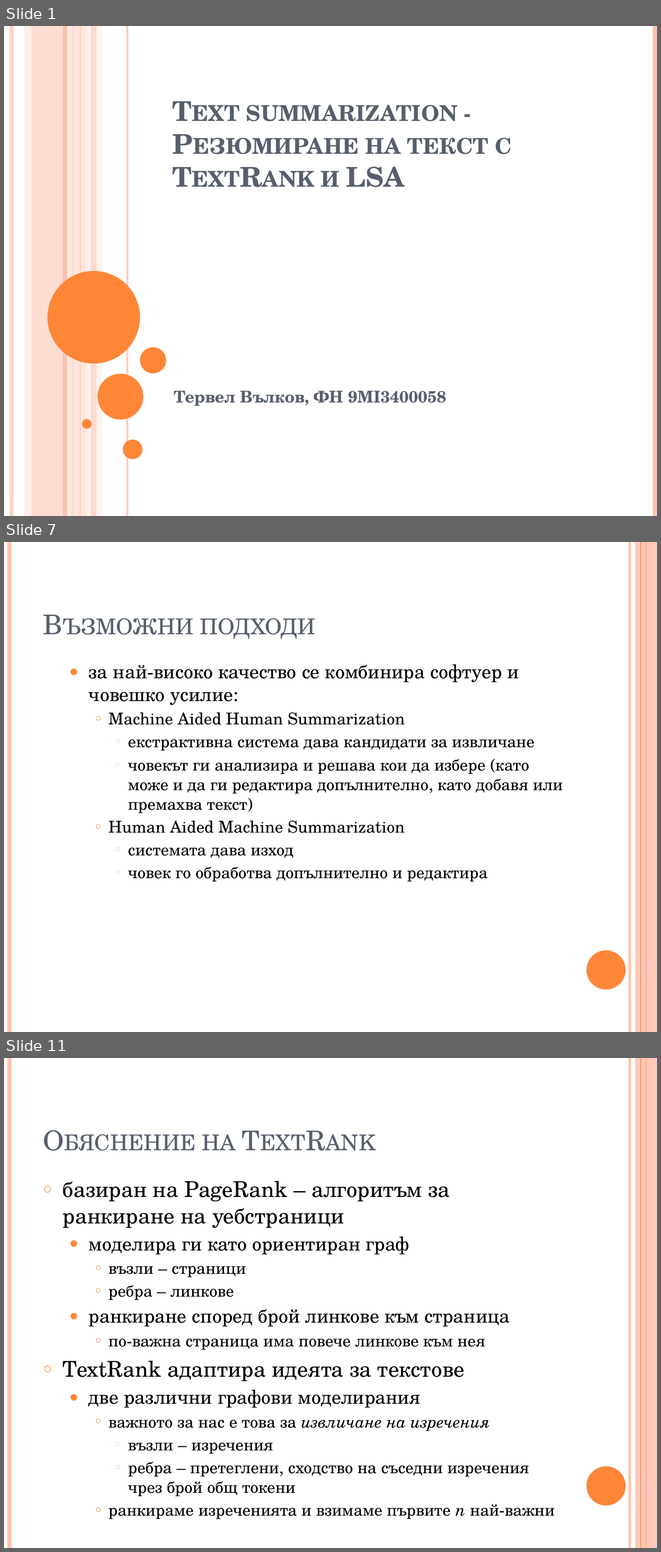
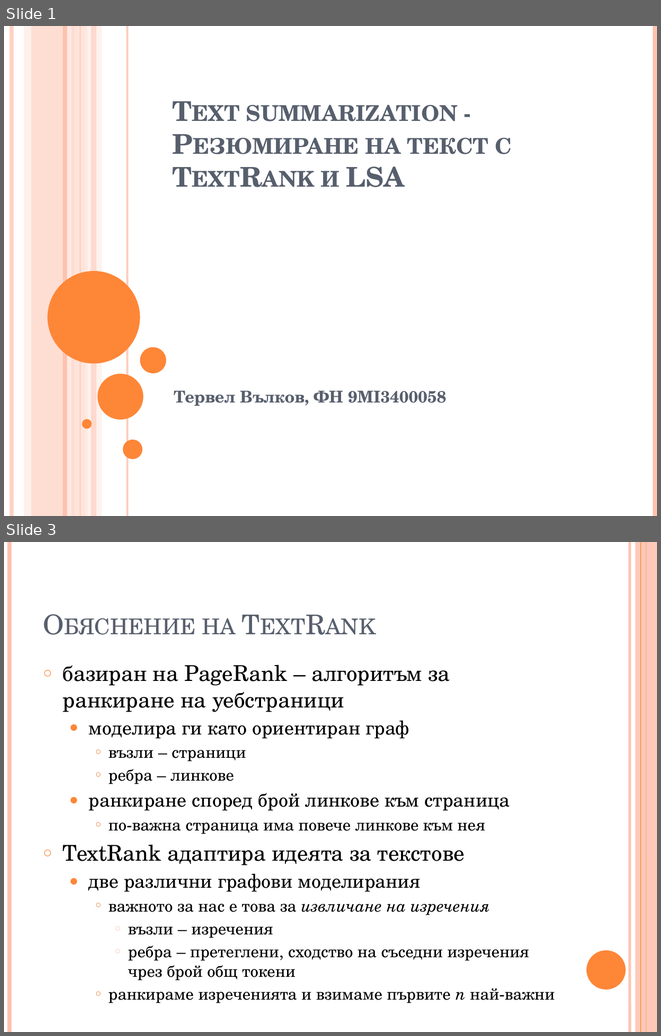
Before and after one commit to trvulkov/NLP-IE-project, a slide deck: presentation.pptx. Shown one above the other, each under a label of ours: slides 1, 7 and 11 before the commit, slides 1 and 3 after it; the slides between them are not shown. The pictures are 661x1552 and 661x1036 pixels, drawn with LibreOffice and Linux fonts; fonts in the diff are those of the drawing. Boxes give left, top, right and bottom in pixels: in the first picture for what was removed or moved away, otherwise in the second. Text is boxed around its words. In the diff, an @@ line names an element or a change of style, - is before the commit and + after.

```diff
--- a/presentation.pptx
+++ b/presentation.pptx
@@ slide 7 removed at (4,542,657,1032), background #FFFFFF; not listed: 6 template elements that a slide beside it also shows @@
@@ title removed at (200,618,316,639) @@
-Възможни подходи
@@ text removed at (89,664,563,882) @@
-  ● за най-високо качество се комбинира софтуер и човешко усилие:
-    ○ Machine Aided Human Summarization
-      ○ екстрактивна система дава кандидати за извличане
-      ○ човекът ги анализира и решава кои да избере (като може и да ги редактира допълнително, като добавя или премахва текст)
-    ○ Human Aided Machine Summarization
-      ○ системата дава изход
-      ○ човек го обработва допълнително и редактира
@@ what was slide 11 is now slide 3 @@
```
Also in this commit, not shown: 8 slides changed, 15 other slides removed, 1 other file.
